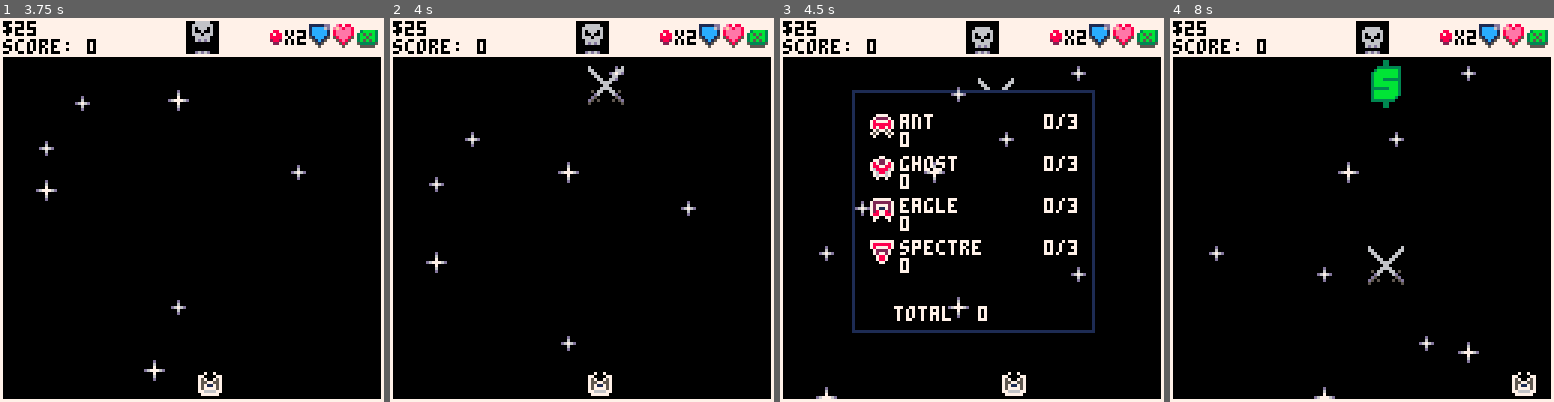
Above: before the commit, frames 1-4 (left to right).
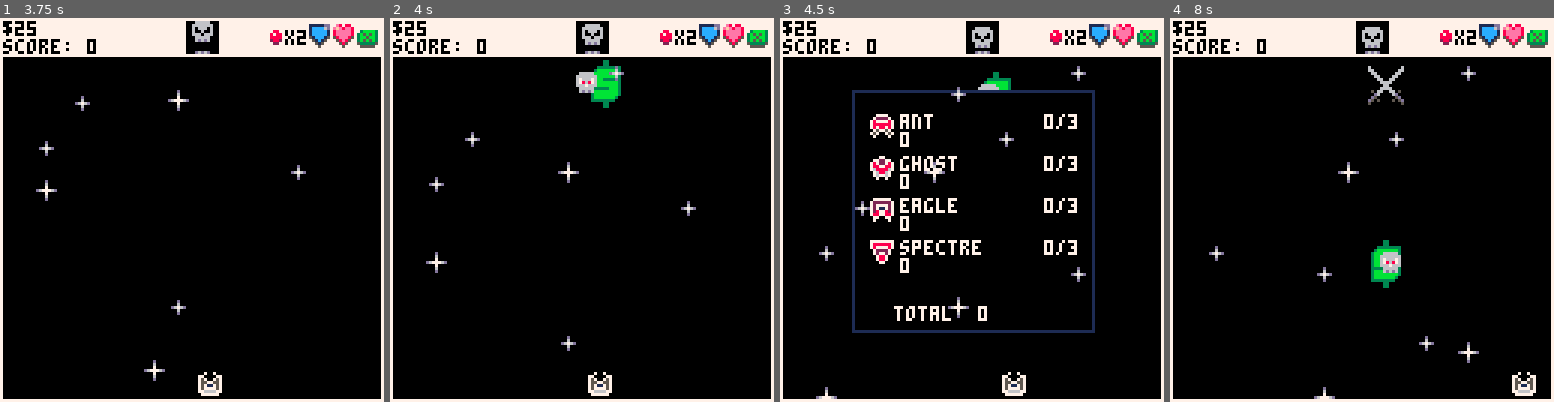
Above: after the commit, the same moments.

Repository: NinetiesPaul/Orion-s-Defender
Game: PICO-8 cartridge orionsdefender.p8
Two runs of this game, one before a commit and one after it. Both use one fixed random seed, a clock stepped at 60 frames per second and the inputs below.
Inputs:
- Up to frame 1 (3.75 s): tap X (X key) at 0.33, 1.07, 1.85, 2.97 s; tap O (Z key) at 0.7, 1.7, 2.1, 2.5, 2.9, 3.3, 3.7 s; hold Right 1.6-2.1 s; hold Up 2.15-2.42 s; hold Right 2.47-3.03 s; hold Left 3.08-3.58 s; hold Down from 3.63 s (still down)
- Up to frame 2 (4 s): release Down at 3.97 s
- Up to frame 3 (4.5 s): hold Right from 4.02 s (still down); tap X (X key) at 4.08 s; tap O (Z key) at 4.1 s
- Up to frame 4 (8 s): tap O (Z key) every 0.4 s from 4.5 to 7.7 s; release Right at 4.68 s; hold Up 4.73-5.03 s; hold Left 5.08-5.68 s; tap X (X key) at 5.2, 6.32, 7.43 s; hold Down 5.73-6.03 s; hold Right 6.08-6.58 s; hold Right 6.63-7.13 s; hold Up 7.18-7.45 s; hold Right from 7.5 s (still down)

Frame 1 is identical in both runs. In frame 2, 0.9% of the frame differs, in the area x 48-61%, y 10-24%; in frame 3, 0.3%; in frame 4, 1.5%, in the area x 51-61%, y 10-71%.

Commit message:
created pirate store logic

Diff:
--- a/orionsdefender.p8
+++ b/orionsdefender.p8
@@ -7,8 +7,9 @@
 	-- encounters variable
 	encounters = {}
 	types = {
-		1, -- battle pirate
-		2 -- store
+		1,	-- battle pirate
+		2,	-- store
+		3 	-- pirate store
 	}
 	encounter_spawn_x = {
 		12,
@@ -20,13 +21,13 @@
 
 	-- general purpose variables
 	views = {
-		1, -- 1 world
-		2, -- 2 battle
-		3, -- 3 rewards
-		4, -- 4 store
-		5, -- 5 game over
-		6, -- 6 start screen
-		7 -- 7 tutorial
+		1,	-- 1 world
+		2,	-- 2 battle
+		3,	-- 3 rewards
+		4,	-- 4 store
+		5,	-- 5 game over
+		6,	-- 6 start screen
+		7 	-- 7 tutorial
 	}
 	score = 0
 	difficulty = 1
@@ -75,9 +76,9 @@
 	random_factor = 0.95
 	collateral_type =
 	{
-		1, -- motor damage
-		2, -- aiming damage
-		3 -- firing damage
+		1,	-- motor damage
+		2,	-- aiming damage
+		3 	-- firing damage
 	}
 	enemy_by_difficulty ={
 		{1,2},
@@ -86,6 +87,7 @@
 	}
 
 	-- store variables
+	pirate_store = false
 	shop_selector_spr = {002,018,034}
 	shop_selector_y = 16
 	shop_selector = 1
@@ -101,49 +103,57 @@
 			["name"] = "fuel",
 			["formatted_name"] = "fuel",
 			["price"] = 3,
-			["available"] = true
+			["available"] = true,
+			["pirate_store"] = true
 		},
 		{
 			["name"] = "health",
 			["price"] = 4,
 			["formatted_name"] = "health",
-			["available"] = true
+			["available"] = true,
+			["pirate_store"] = true
 		},
 		{
 			["name"] = "armor",
 			["price"] = 4,
 			["formatted_name"] = "armor",
-			["available"] = true
+			["available"] = true,
+			["pirate_store"] = true
 		},
 		{
 			["name"] = "missile",
 			["price"] = 7,
 			["formatted_name"] = "missile",
-			["available"] = true
+			["available"] = true,
+			["pirate_store"] = true
 		},
 		{
 			["name"] = "health_upgrade",
 			["price"] = 50 * current_stat_health_lvl,
 			["formatted_name"] = "health upgrade",
-			["available"] = true
+			["available"] = true,
+			["pirate_store"] = false
 		},
 		{
 			["name"] = "armor_upgrade",
 			["price"] = 75 * current_stat_armor_lvl,
 			["formatted_name"] = "armor upgrade",
-			["available"] = true
+			["available"] = true,
+			["pirate_store"] = false
 		},
 		{
 			["name"] = "gun_damage_upgrade",
 			["price"] = 100 * current_stat_gun_lvl,
 			["formatted_name"] = "gun damage upgrade",
-			["available"] = true
+			["available"] = true,
+			["pirate_store"] = false
 		},
 		{
 			["name"] = "gun_cooldown_upgrade",
 			["price"] = 100 * current_stat_gun_lvl,
 			["formatted_name"] = "gun cooldown upgrade",
-			["available"] = true
+			["available"] = true,
+			["pirate_store"] = false
 		},
 	}
 
@@ -301,10 +311,14 @@
 
 		i = 0
 		for item in all (shop_items) do
-			print(item.formatted_name, 14, 16 + i * 8, 7)
-			print("$", 100, 16 + i * 8, 3)
-			print(item.price, 104, 16 + i * 8, 7)
-			i += 1
+			if pirate_store == false or pirate_store and item.pirate_store == pirate_store then
+				price = (pirate_store == false) and item.price or ceil(item.price/2)
+
+				print(item.formatted_name, 14, 16 + i * 8, 7)
+				print("$", 100, 16 + i * 8, 3)
+				print(price, 104, 16 + i * 8, 7)
+				i += 1
+			end
 		end
 
 		if (clock % 90 == 0) shop_last_bought = ""
@@ -776,17 +790,32 @@
 	encounter.type = type
 	encounter.animate = false
 	encounter.sprite = (type == 1) and 064 or 072
+	encounter.skull_y = (type == 3) and encounter.y + 4 or false
+	encounter.skull_x = (type == 3) and encounter.x - 4 or false
+	encounter.move_left = true
 	encounter.clock = 0
 	add(encounters, encounter)
 end
 
 function draw_encounter(e)
 	spr(e.sprite,e.x, e.y, 2, 2)
+	if (e.type == 3) spr(045, e.skull_x, e.skull_y)
 end
 
 function move_encounter(e)
 	e.clock += 1
 	e.y += 1
+
+	if e.type == 3 then
+		e.skull_y += 1
+		if e.move_left then
+			e.skull_x += 1
+			if (e.skull_x >= e.x + 8) e.move_left = false
+		else
+			e.skull_x -= 1
+			if (e.skull_x <= e.x - 4) e.move_left = true
+		end
+	end
 
 	if e.x >= ship_x-8 and
 	e.x <= ship_x+10 and
@@ -796,8 +825,9 @@
 		if e.type == 1 then
 			current_view = views[2]
 		end
-		if e.type == 2 then
+		if e.type == 2 or e.type == 3 then
 			current_view = views[4]
+			if (e.type == 3) pirate_store = true
 		end
 	end
 
@@ -1113,17 +1143,20 @@
 		sfx(00)
 		current_view = views[1]
 		shop_last_bought = ""
+		pirate_store = false
+		shop_selector = 1
 	end
 
 	if btnp(4) then
 		if current_shop_item.available then
-			if scraps >= current_shop_item.price then
+			price = (pirate_store == false) and current_shop_item.price or ceil(current_shop_item.price/2)
+			if scraps >= price then
 				if current_shop_item.name == "fuel" then
 					if fuel < max_fuel then
 						fuel = flr(fuel)
 						fuel += 1
 						shop_last_bought = "bought 1 fuel"
-						scraps -= current_shop_item.price
+						scraps -= price
 						if (fuel > max_fuel) fuel = max_fuel
 					else
 						shop_last_bought = "fuel at max capacity"
@@ -1133,7 +1166,7 @@
 					if health < current_max_health then
 						health += 1
 						shop_last_bought = "bought 1 health"
-						scraps -= current_shop_item.price
+						scraps -= price
 					else
 						shop_last_bought = "current at max health"
 					end
@@ -1142,7 +1175,7 @@
 					if armor < current_max_armor then
 						armor += 1
 						shop_last_bought = "bought 1 armor"
-						scraps -= current_shop_item.price
+						scraps -= price
 					else
 						shop_last_bought = "current at max armor"
 					end
@@ -1151,16 +1184,16 @@
 					if missile_n < missile_max_capacity then
 						missile_n += 1
 						shop_last_bought = "bought 1 missile"
-						scraps -= current_shop_item.price
+						scraps -= price
 					else
 						shop_last_bought = "missiles at max capacity"
 					end
 				end
 				if current_shop_item.name == "health_upgrade" then
 					if current_stat_health_lvl < 3 then
-						scraps -= current_shop_item.price
+						scraps -= price
 						current_stat_health_lvl += 1
-						current_shop_item.price = current_shop_item.price * current_stat_health_lvl
+						current_shop_item.price = price * current_stat_health_lvl
 						current_max_health = stat_lvl[current_stat_health_lvl] * stat_multiplier
 						health = current_max_health
 						shop_last_bought = "hull upgraded"
@@ -1170,9 +1203,9 @@
 				end
 				if current_shop_item.name == "armor_upgrade" then
 					if current_stat_armor_lvl < 3 then
-						scraps -= current_shop_item.price
+						scraps -= price
 						current_stat_armor_lvl += 1
-						current_shop_item.price = current_shop_item.price * current_stat_armor_lvl
+						current_shop_item.price = price * current_stat_armor_lvl
 						current_max_armor = stat_lvl[current_stat_armor_lvl] * stat_multiplier
 						armor = current_max_armor
 						shop_last_bought = "armor upgraded"
@@ -1182,10 +1215,10 @@
 				end
 				if current_shop_item.name == "gun_damage_upgrade" then
 					if current_stat_gun_lvl < 3 then
-						scraps -= current_shop_item.price
+						scraps -= price
 						current_stat_gun_lvl += 1
 						bullet_damage = current_stat_gun_lvl
-						current_shop_item.price = current_shop_item.price * current_stat_gun_lvl
+						current_shop_item.price = price * current_stat_gun_lvl
 						shop_last_bought = "gun damage upgraded"
 					else
 						shop_last_bought = "gun damage upgrade maxed out"
@@ -1193,10 +1226,10 @@
 				end
 				if current_shop_item.name == "gun_cooldown_upgrade" then
 					if current_stat_cooldown_lvl < 3 then
-						scraps -= current_shop_item.price
+						scraps -= price
 						current_stat_cooldown_lvl += 1
 						bullet_cooldown_rate = current_stat_cooldown_lvl
-						current_shop_item.price = current_shop_item.price * current_stat_cooldown_lvl
+						current_shop_item.price = price * current_stat_cooldown_lvl
 						shop_last_bought = "gun damage upgraded"
 					else
 						shop_last_bought = "gun cooldown upgrade maxed out"
@@ -1213,7 +1246,8 @@
 	if btnp(3) then
 		sfx(02)
 		shop_selector += 1
-		if (shop_selector > count(shop_items)) shop_selector = 1
+		n_shop_items = (pirate_store) and 4 or count(shop_items)
+		if (shop_selector > n_shop_items) shop_selector = 1
 	end
 
 	if btnp(2) then
@@ -1245,13 +1279,13 @@
 002882007577775799999990058e8500051c15003b5b5b309aaaaaa99aaaaaa99aa77aa90808808008000080800880080080080080800808066666008e7e8880
 00022000776666770000000000585000005150005333335009aaaa9009aaaa9009aaaa90808008080808808008800880008008000080080006d6d6006ddddd50
 00000000077777700000000000050000000500000555550000999900009999000099990008000080008008000800008000088000000880000000000055555550
-00000000000000000000000000000000000000000000000000222200002222000022220000050000000d00000000000000000000000000000666660000888000
-00000000880000880000000000000000000000000000000008e8882008e8882008e88820000d00000006000000050000000d0000000000006666666008888800
-000dd00080800808000000000000000000000000000000002e8888822e8888822e8ee8820006000000070000000d000000060000000000006866686088888880
-00d7dd00800880080999999900000000000000000000000028888882288ee88228e88e825d666d50d67776d005d6d5000d676d00000000006886886088888880
-00dddd00800880080999999908eee80001ccc1003bb5bb3028888882288ee88228e88e820006000000070000000d000000060000000000006660666088888880
-005dd5008080080800000000058e8500051c15003b5b5b302888888228888882288ee882000d00000006000000050000000d0000000000000666660088888880
-00055000800000080000000000585000005150005333335002888820028888200288882000050000000d000000000000000000000000000006d6d6006ddddd50
+00000000000000000000000000000000000000000000000000222200002222000022220000050000000d00000000000000000000066666000666660000888000
+00000000880000880000000000000000000000000000000008e8882008e8882008e88820000d00000006000000050000000d0000666666606666666008888800
+000dd00080800808000000000000000000000000000000002e8888822e8888822e8ee8820006000000070000000d000000060000676667606866686088888880
+00d7dd00800880080999999900000000000000000000000028888882288ee88228e88e825d666d50d67776d005d6d5000d676d00678687606886886088888880
+00dddd00800880080999999908eee80001ccc1003bb5bb3028888882288ee88228e88e820006000000070000000d000000060000666766606660666088888880
+005dd5008080080800000000058e8500051c15003b5b5b302888888228888882288ee882000d00000006000000050000000d0000066666000666660088888880
+00055000800000080000000000585000005150005333335002888820028888200288882000050000000d0000000000000000000006d6d60006d6d6006ddddd50
 00000000088888800000000000050000000500000555550000222200002222000022220000000000000000000000000000000000000000000000000055555550
 00000000000000000000000000000000000000000000000000000000000000000099990000999900009099000090990000900900000000000000000000000000
 000000000000000000000000000000000000000000000000000000000099990009aaaa900999aa900999aa900999aa9009090090000000000000000000000000
